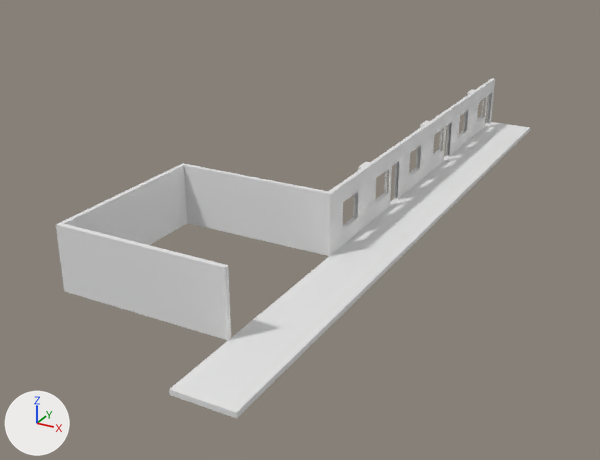
The Blender file blender_files/corridor_2d.blend, before and after one commit.
Both versions are drawn from a 50 mm lens placed at (16.9, -47.6, 18.0), pointed at (-3.9, -9.8, -0.9). The lights are fixed; the arrows at lower left show +X, +Y and +Z.
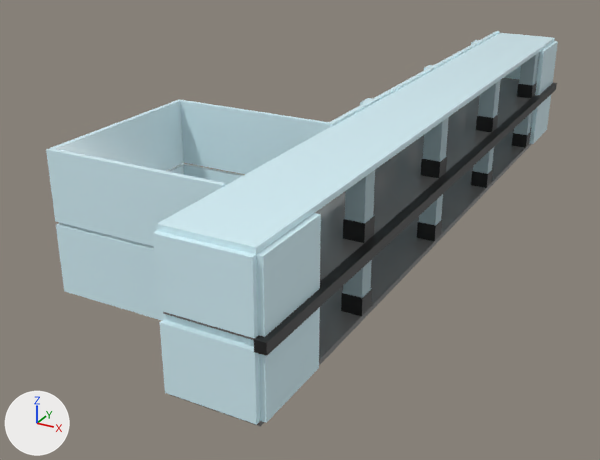
Where the change shows, as pixel boxes (x1, y1, x2, y2) in the pictures (600 x 460 px):
'inanimate.001', added
    after: (46, 31, 558, 340)
'Cube.003', reshaped
    before: (56, 78, 530, 418)
    after: (56, 95, 551, 427)
'Cube', added (black)
    after: (254, 83, 557, 356)
'Pillar_block.001', added
    after: (343, 170, 375, 243)
'pillar_crack.001', added
    after: (421, 117, 449, 178)
'Pillar_block', added
    after: (341, 260, 372, 316)
'pillar_good.002', added
    after: (476, 80, 501, 132)
'pillar_crack', added
    after: (417, 194, 443, 241)
'pillar_good.003', added
    after: (517, 53, 539, 98)
'pillar_good', added
    after: (471, 147, 494, 188)
'pillar_good.001', added
    after: (512, 112, 532, 147)
part 1 of me_cube_007, added
    after: (157, 33, 555, 255)
part 2 of me_cube_007, added
    after: (256, 213, 321, 423)
part 3 of me_cube_007, added
    after: (530, 41, 558, 144)
part 4 of me_cube_007, built on
    before: (169, 79, 530, 418)
    after: (153, 31, 540, 427)
part 5 of me_cube_007, recoloured
    before: (56, 78, 494, 340)
    after: (46, 31, 499, 321)

Patch to the scene script:
```diff
--- a/blender_files/corridor_2d.blend.py
+++ b/blender_files/corridor_2d.blend.py
@@ mat_material_005 @@
+mat_material_005 = principled_material('Material.005')
+mat_material_005.base_color = (0.701, 0.93, 1.0)  # white #daf7ff
+mat_material_005.roughness = 0.2
@@ me_cube_007 @@
-me_cube_007.from_pydata(...)  # 356 vertices, 180 faces; spans x -10.5..1.5, y -20.2..20.2, z -0.1..3.5
+me_cube_007.from_pydata(...)  # 404 vertices, 210 faces; spans x -10.5..2.8, y -20.5..20.5, z -0.1..3.5
+# me_cube_007 part 1: the loose piece of 8 vertices spanning x -1.8..-1.5, y 1.8..2.2, z 0.1..3.5 is copied, and the copy is scaled about its middle by (16, 90, 0.0746), then moved by (2.1, -2.0, 1.5), in mat_material_005 (white #daf7ff); it spans x -1.5..2.5, y -20.2..20.2, z 3.1..3.4
+# me_cube_007 part 2: a new loose piece, a box spanning x 2.5..2.75, y -20.25..-16.25, z 0.12..3.12, in mat_material_005 (white #daf7ff)
+# me_cube_007 part 3: a new loose piece, a box spanning x 2.5..2.75, y 16.25..20.25, z 0.12..3.12, in mat_material_005 (white #daf7ff)
+# me_cube_007 part 4
+# 4 vertices are removed from x 1.5, y -20.2..20.2, z -0.1..0.1
+# 9 faces are deleted
+# 28 vertices are added at x -1.5..2.5, y -20.5..20.5, z -0.1..3.4
+# 16 new faces join them, mat_material_005 (white #daf7ff)
+# 6 new faces join them, mat_material_004 (grey #7c7c7c)
+# me_cube_007 part 5: 171 faces spanning x -10.5..-1.5, y -16.2..20.2, z 0.1..3.5 switch from no material to mat_material_005 (white #daf7ff)
+me_cube_007.materials.append(mat_material_004)  # grey #7c7c7c
@@ ob_pillar_block_001 @@
+ob_pillar_block_001 = bpy.data.objects.new('Pillar_block.001', me_cube_001)  # 48 vertices, 42 faces; spans x -0.5..0.5, y -0.5..0.5, z -1.5..1.5; in mat_material_001 (light grey #a7bdc4), mat_material_002 (black #1a1a1a)
+ob_pillar_block_001.location = (3.5, -18.0, 5.0)
@@ ob_pillar_crack_001 @@
+ob_pillar_crack_001 = bpy.data.objects.new('pillar_crack.001', me_cube_001)  # 48 vertices, 42 faces; spans x -0.5..0.5, y -0.5..0.5, z -1.5..1.5; in mat_material_001 (light grey #a7bdc4), mat_material_002 (black #1a1a1a)
+ob_pillar_crack_001.location = (3.5, -9.0, 4.99)
@@ ob_pillar_good_003 @@
+ob_pillar_good_003 = bpy.data.objects.new('pillar_good.003', me_cube_001)  # 48 vertices, 42 faces; spans x -0.5..0.5, y -0.5..0.5, z -1.5..1.5; in mat_material_001 (light grey #a7bdc4), mat_material_002 (black #1a1a1a)
+ob_pillar_good_003.location = (3.5, 9.0, 4.99)
@@ ob_pillar_good_002 @@
+ob_pillar_good_002 = bpy.data.objects.new('pillar_good.002', me_cube_001)  # 48 vertices, 42 faces; spans x -0.5..0.5, y -0.5..0.5, z -1.5..1.5; in mat_material_001 (light grey #a7bdc4), mat_material_002 (black #1a1a1a)
+ob_pillar_good_002.location = (3.5, 0.0, 4.99)
@@ ob_cube @@
+ob_cube = bpy.data.objects.new('Cube', me_cube)  # a box spanning x -0.2..0.2, y -20.5..20.5, z -0.2..0.2; in mat_material (black #1a1a1a)
+ob_cube.location = (4.25, -6.8, 3.25)
@@ ob_inanimate_001 @@
+ob_inanimate_001 = bpy.data.objects.new('inanimate.001', me_cube_007)
+ob_inanimate_001.location = (1.5, -6.75, 3.38)
@@ ob_pillar_block @@
+ob_pillar_block = bpy.data.objects.new('Pillar_block', me_cube_001)  # 48 vertices, 42 faces; spans x -0.5..0.5, y -0.5..0.5, z -1.5..1.5; in mat_material_001 (light grey #a7bdc4), mat_material_002 (black #1a1a1a)
+ob_pillar_block.location = (3.5, -18.0, 1.5)
@@ ob_pillar_crack @@
+ob_pillar_crack = bpy.data.objects.new('pillar_crack', me_cube_001)  # 48 vertices, 42 faces; spans x -0.5..0.5, y -0.5..0.5, z -1.5..1.5; in mat_material_001 (light grey #a7bdc4), mat_material_002 (black #1a1a1a)
+ob_pillar_crack.location = (3.5, -9.0, 1.5)
@@ ob_pillar_good_001 @@
+ob_pillar_good_001 = bpy.data.objects.new('pillar_good.001', me_cube_001)  # 48 vertices, 42 faces; spans x -0.5..0.5, y -0.5..0.5, z -1.5..1.5; in mat_material_001 (light grey #a7bdc4), mat_material_002 (black #1a1a1a)
+ob_pillar_good_001.location = (3.5, 9.0, 1.5)
@@ ob_pillar_good @@
+ob_pillar_good = bpy.data.objects.new('pillar_good', me_cube_001)  # 48 vertices, 42 faces; spans x -0.5..0.5, y -0.5..0.5, z -1.5..1.5; in mat_material_001 (light grey #a7bdc4), mat_material_002 (black #1a1a1a)
+ob_pillar_good.location = (3.5, 0.0, 1.5)
```
